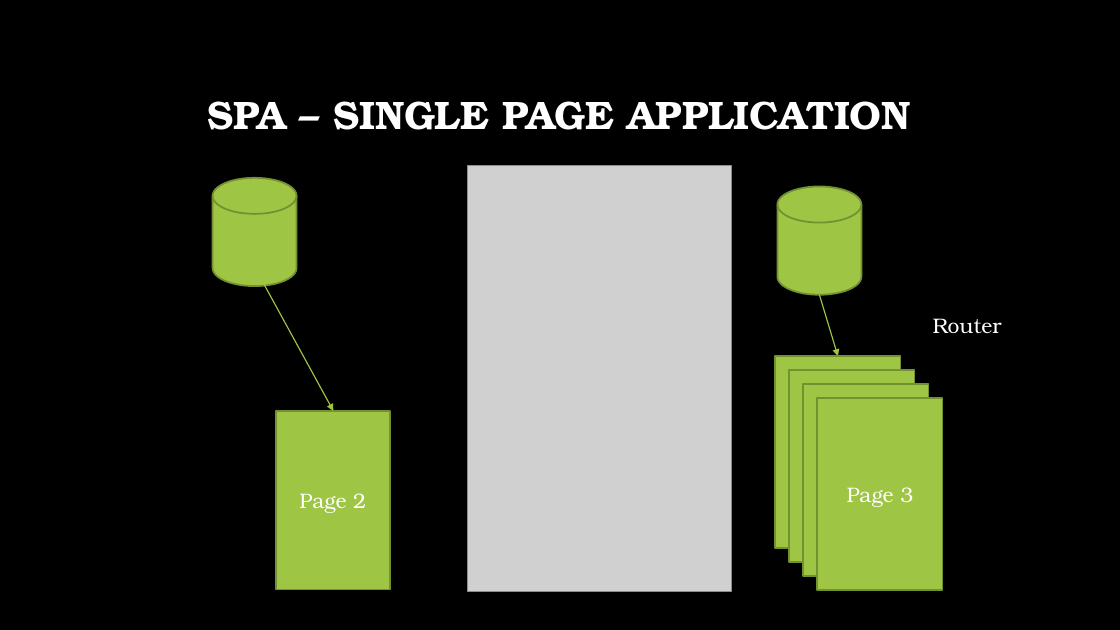
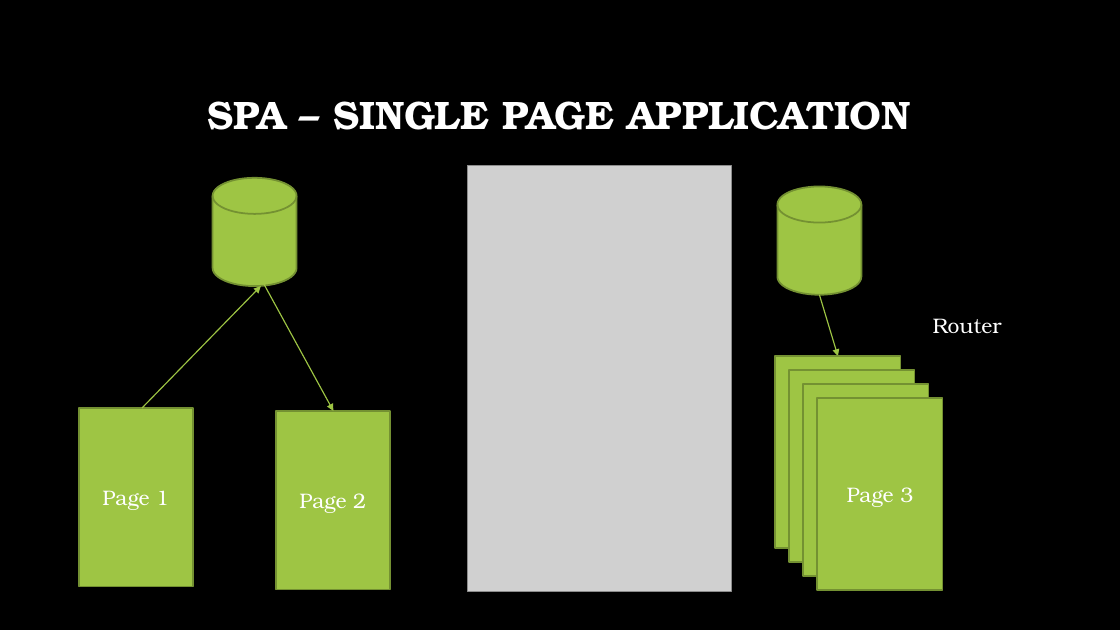
Before and after one commit to talyaron/full-stack-tsofen48, a slide deck: slide 7 of React/react.pptx. Drawn at 1120x630 pixels with LibreOffice and Linux fonts; fonts in the diff are those of the drawing; grey boxes stand for pictures; background and template pictures are left out. Boxes give left, top, right and bottom in pixels: in the first picture for what was removed or moved away, otherwise in the second. Text is boxed around its words. In the diff, an @@ line names an element or a change of style, - is before the commit and + after.

```diff
--- a/React/react.pptx
+++ b/React/react.pptx
@@ arrow added from (142, 408) to (260, 287), #9EC544 1 pt @@
@@ rectangle added at (79,408,193,587), fill #9EC544, outline #759232 1.5 pt, 18 pt, text #FFFFFF @@
+Page 1
```
Also in this commit, not shown: 6 other slides changed, 1 slide added, 5 other files.
